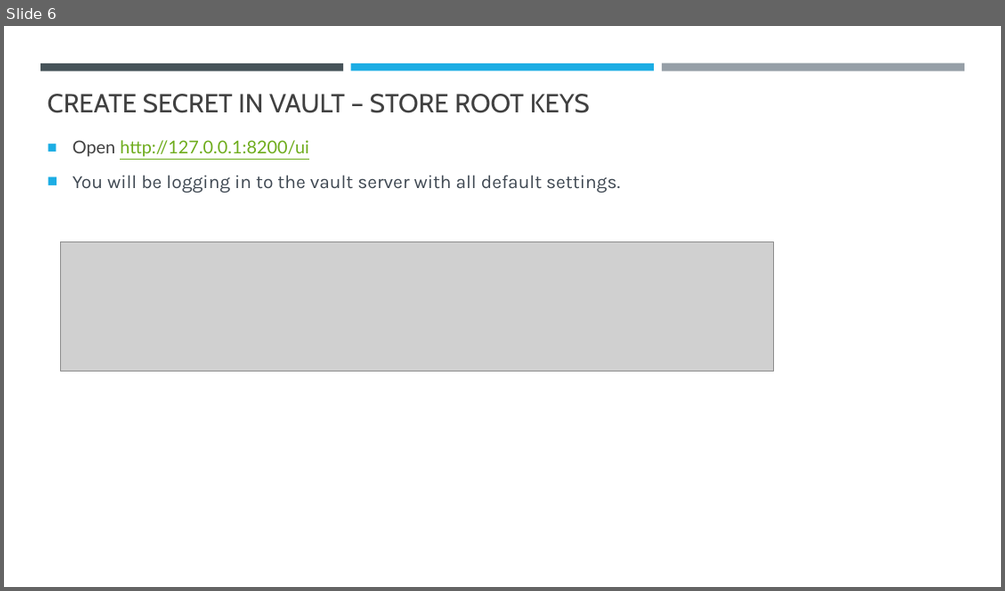
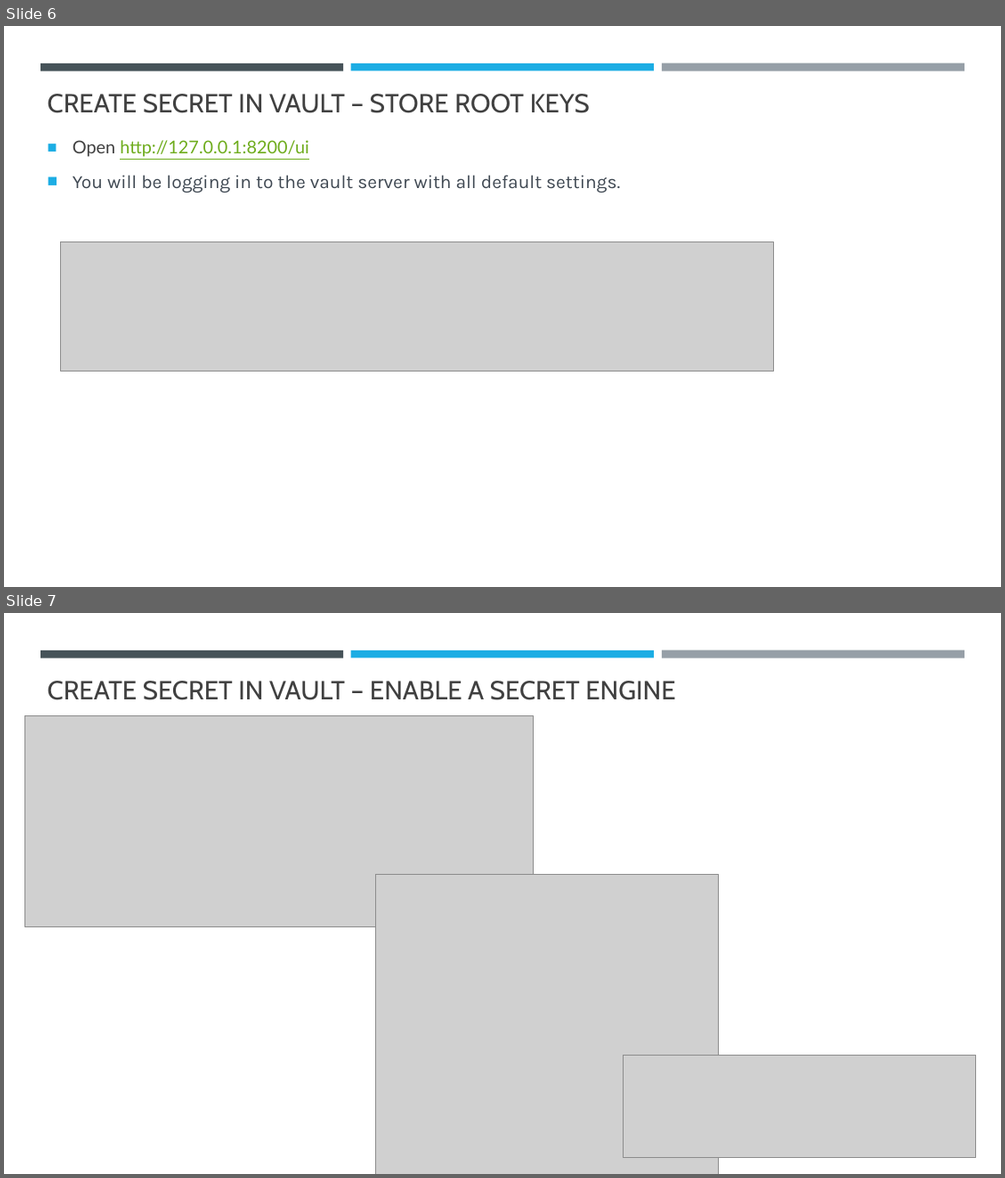
Before and after one commit to umeshmahajan/azure-brainworks2023, a slide deck: docs/Hashicorp-Vault.pptx. Shown one above the other, each under a label of ours: slide 6 before the commit, slides 6 and 7 after it. The pictures are 1005x591 and 1005x1178 pixels, drawn with LibreOffice and Linux fonts; fonts in the diff are those of the drawing; grey boxes stand for pictures. Boxes give left, top, right and bottom in pixels: in the first picture for what was removed or moved away, otherwise in the second. Text is boxed around its words. In the diff, an @@ line names an element or a change of style, - is before the commit and + after.

```diff
--- a/docs/Hashicorp-Vault.pptx
+++ b/docs/Hashicorp-Vault.pptx
@@ slide 7 added at bbox=[4, 613, 1001, 1174], background #FFFFFF; not listed: 3 template elements that a slide beside it also shows @@
@@ title added at bbox=[48, 681, 675, 700], 25.2 pt, text #404040 @@
+CREATE SECRET IN VAULT – ENABLE A SECRET ENGINE
@@ picture added at bbox=[25, 716, 534, 927] @@
@@ picture added at bbox=[376, 874, 719, 1174] @@
@@ picture added at bbox=[623, 1055, 975, 1158] @@
```
Also in this commit, not shown: 3 other slides added, 7 other files.
